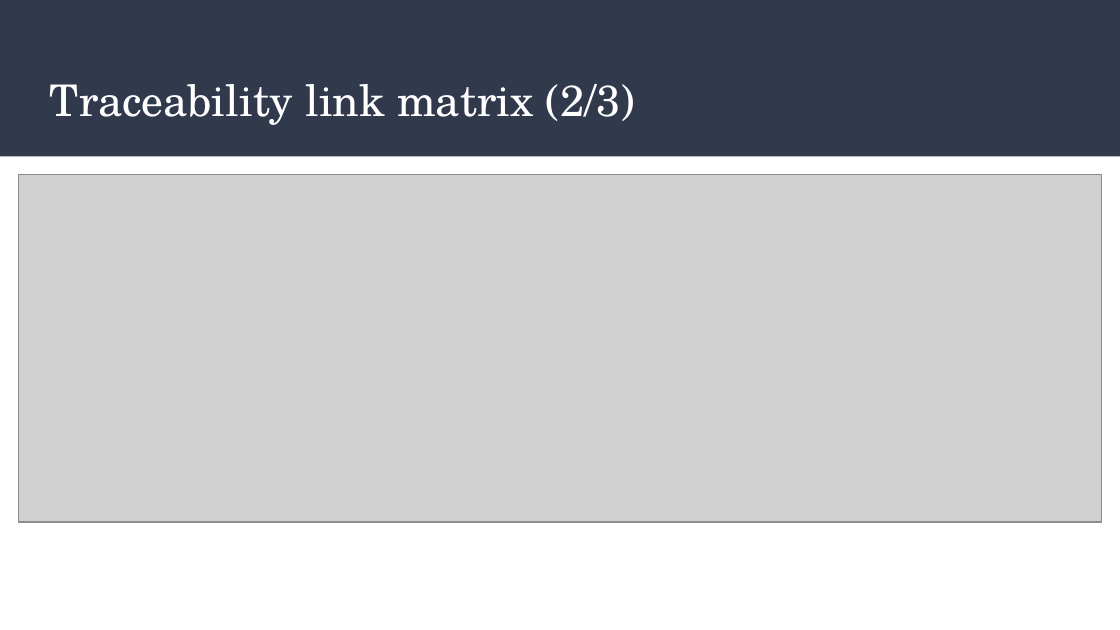
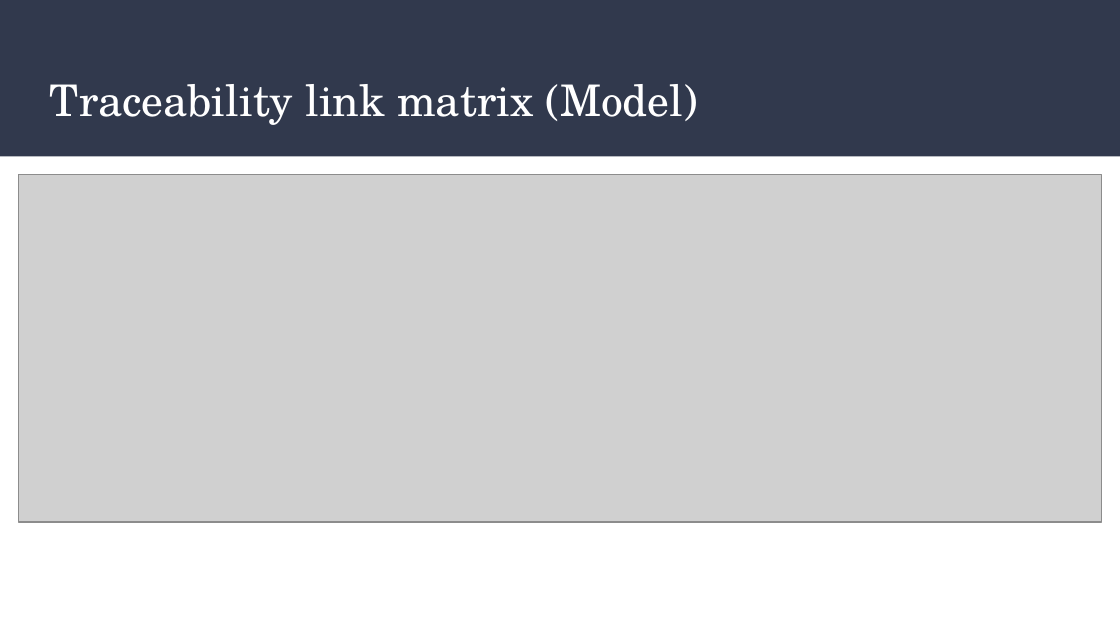
Before and after one commit to zachgood/cs414-f17-301-Function-Chaos, a slide deck: slide 7 of P4_ Improving the internal design.pptx. Drawn at 1120x630 pixels with LibreOffice and Linux fonts; fonts in the diff are those of the drawing; grey boxes stand for pictures. Boxes give left, top, right and bottom in pixels: in the first picture for what was removed or moved away, otherwise in the second. Text is boxed around its words. In the diff, an @@ line names an element or a change of style, - is before the commit and + after.

```diff
--- a/P4_ Improving the internal design.pptx
+++ b/P4_ Improving the internal design.pptx
@@ title at bbox=[49, 84, 698, 125]: text changed @@
-Traceability link matrix (2/3)
+Traceability link matrix (Model)
```
Also in this commit, not shown: 5 other slides changed.
